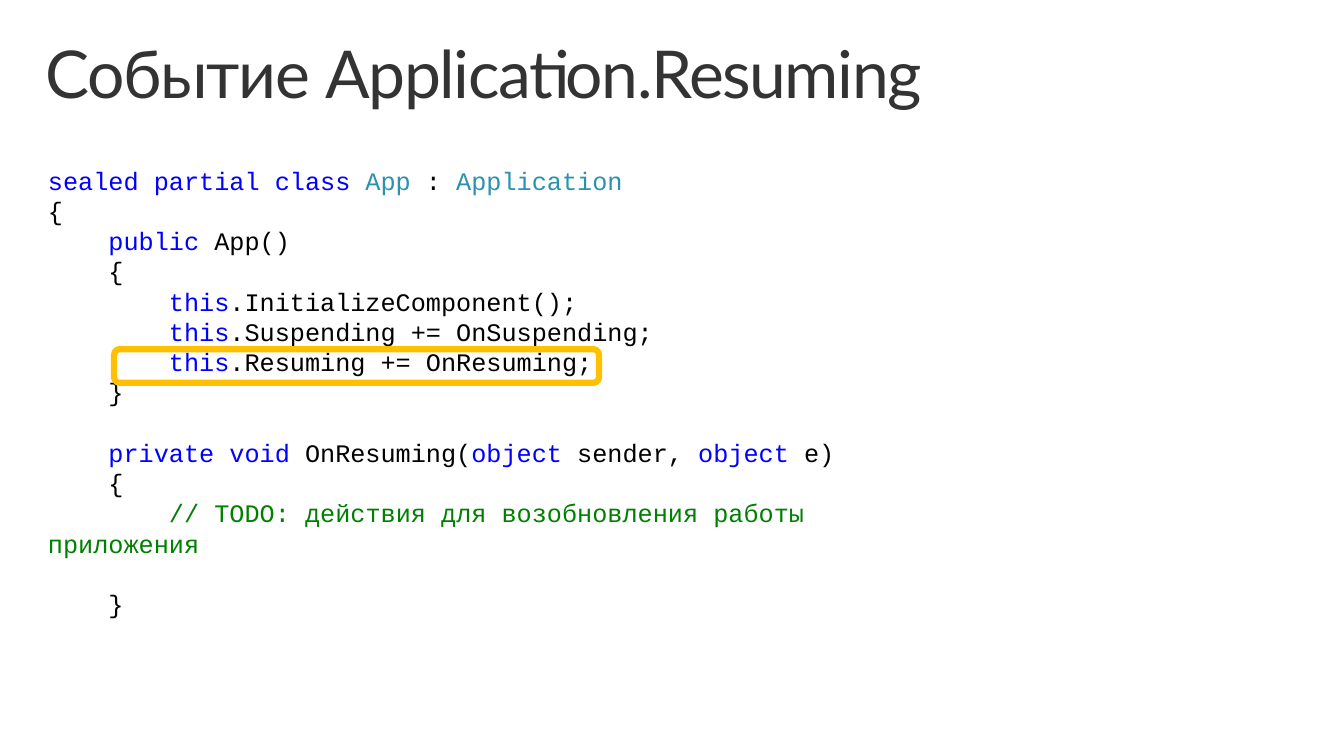
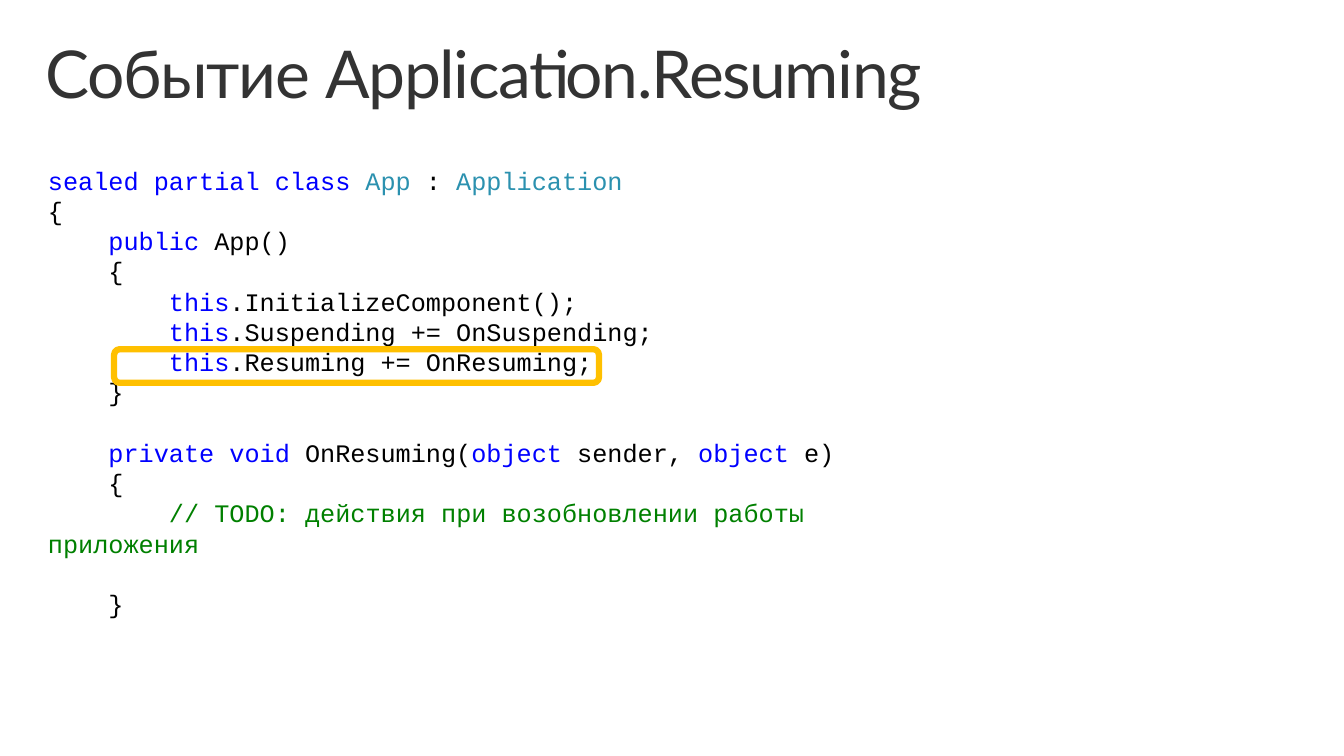
Before and after one commit to evangelism/Win10UWPCourse, a slide deck: slide 12 of 05. Application Lifecycle/5 - Application Lifecycle (RUS).pptx. Drawn at 1344x756 pixels with LibreOffice and Linux fonts; fonts in the diff are those of the drawing; background and template pictures are left out. Boxes give left, top, right and bottom in pixels: in the first picture for what was removed or moved away, otherwise in the second. Text is boxed around its words. In the diff, an @@ line names an element or a change of style, - is before the commit and + after.

```diff
--- a/05. Application Lifecycle/5 - Application Lifecycle (RUS).pptx
+++ b/05. Application Lifecycle/5 - Application Lifecycle (RUS).pptx
@@ text at (48,504,804,559): text changed @@
-// TODO: действия для возобновления работы приложения
+// TODO: действия при возобновлении работы приложения
```
Also in this commit, not shown: 2 other slides changed, 43 other files.
